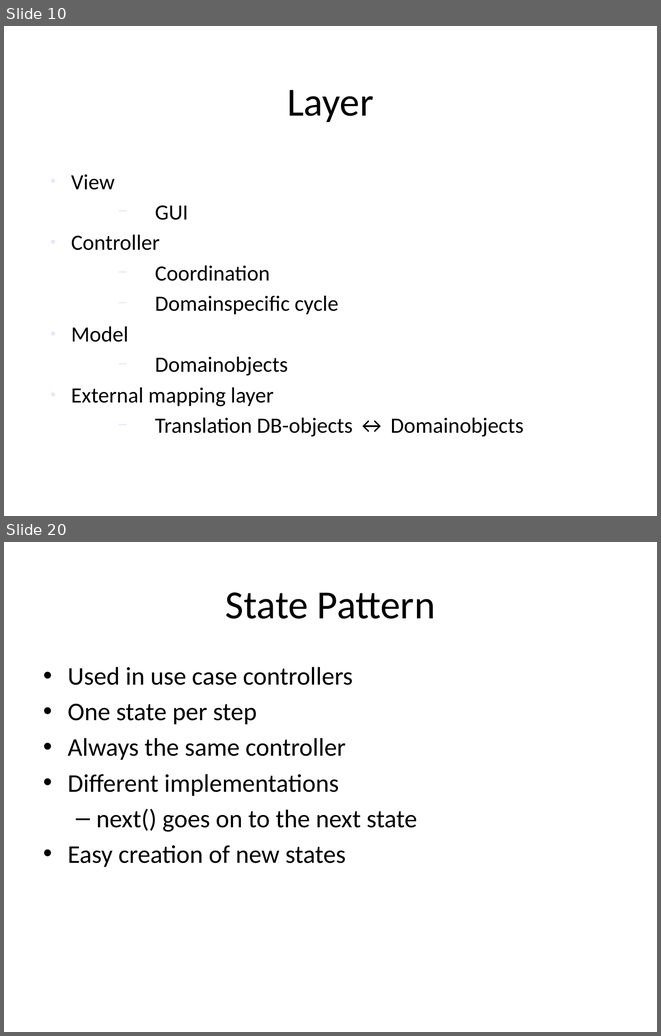
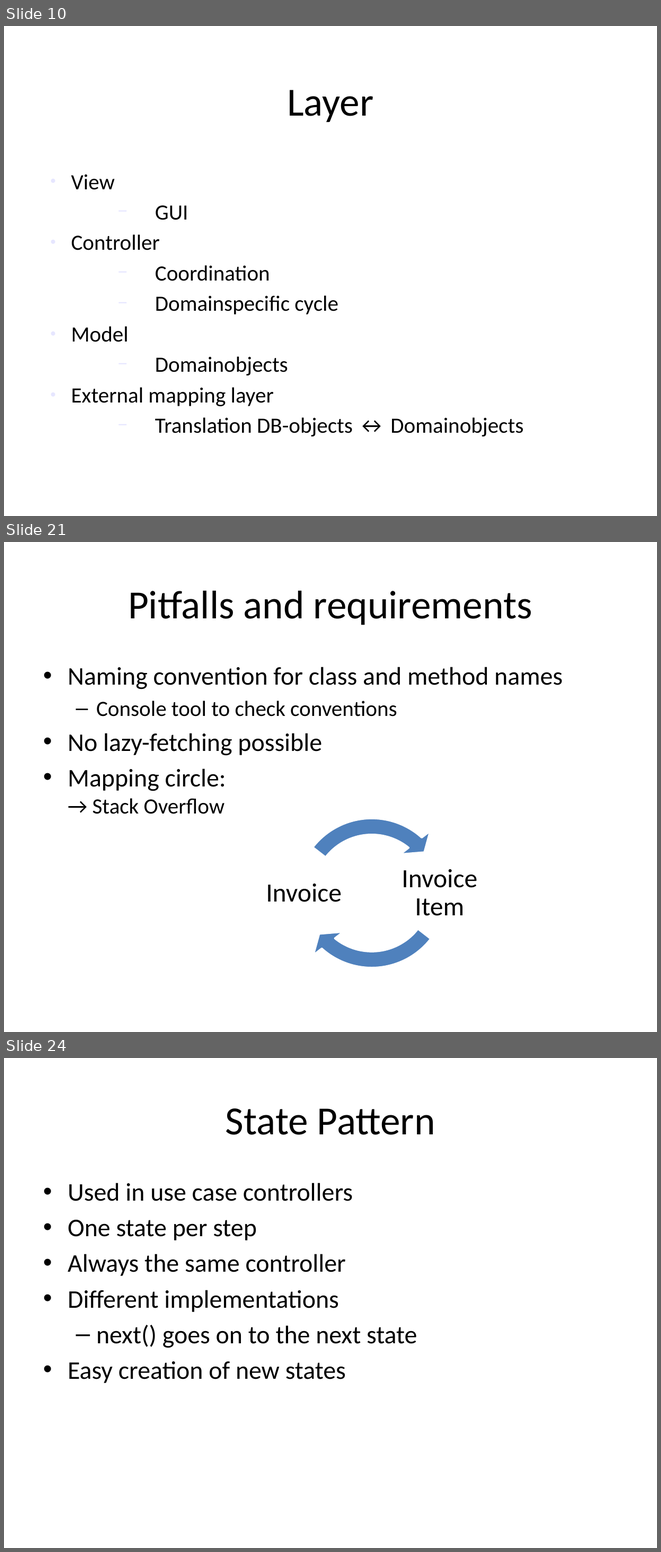
Before and after one commit to markusmo/HotelSoftware, a slide deck: Documentation/Praesentation/PresentationRoomanizer.pptx. Shown one above the other, each under a label of ours: slides 10 and 20 before the commit, slides 10, 21 and 24 after it; the slides between them are not shown. The pictures are 661x1036 and 661x1552 pixels, drawn with LibreOffice and Linux fonts; fonts in the diff are those of the drawing. Boxes give left, top, right and bottom in pixels: in the first picture for what was removed or moved away, otherwise in the second. Text is boxed around its words. In the diff, an @@ line names an element or a change of style, - is before the commit and + after.

```diff
--- a/Documentation/Praesentation/PresentationRoomanizer.pptx
+++ b/Documentation/Praesentation/PresentationRoomanizer.pptx
@@ slide 21 added at bbox=[4, 542, 657, 1032], background #FFFFFF @@
@@ title added at bbox=[128, 590, 532, 625], 44 pt, text #000000 @@
+Pitfalls and requirements
@@ text added at bbox=[68, 667, 563, 814], 28 pt, text #000000 @@
+• Naming convention for class and method names
+  – Console tool to check conventions
+• No lazy-fetching possible
+• Mapping circle:
+  → Stack Overflow
@@ group added at bbox=[266, 807, 477, 978]: 2 texts, 2 circular arrows @@
+Invoice Item
+Invoice
@@ what was slide 20 is now slide 24 @@
```
Also in this commit, not shown: 9 slides changed, 6 other slides added, 3 slides removed, 15 other files.
